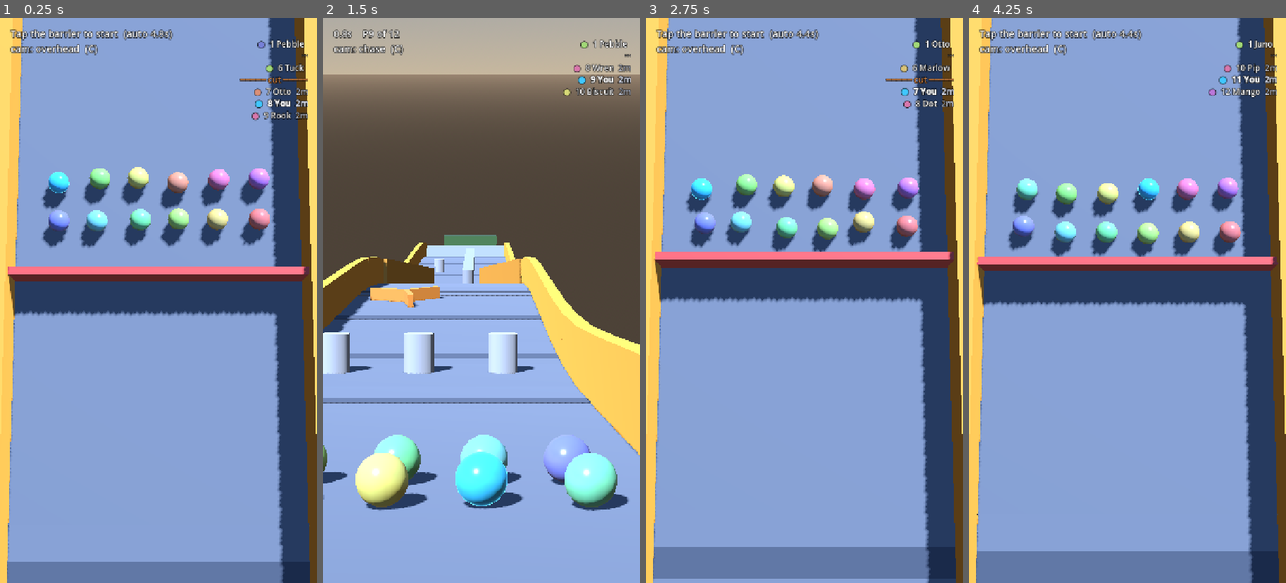
Above: before the commit, frames 1-4 (left to right).
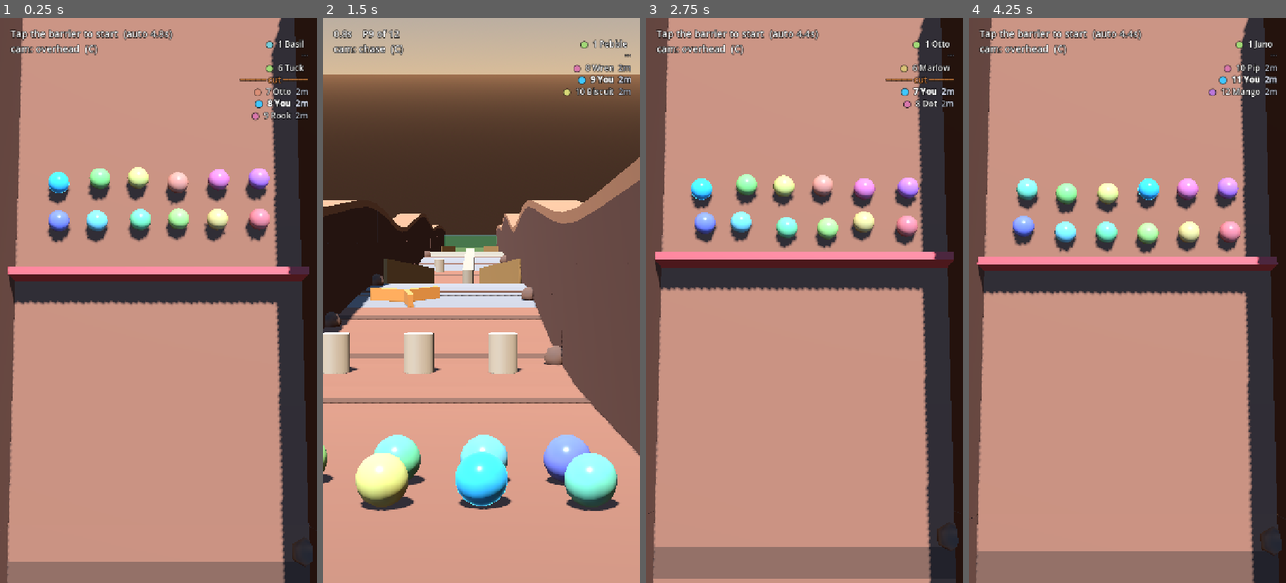
Above: after the commit, the same moments.

Repository: Arjan-N/marble-jumble
Game: Godot game, scene res://scenes/main.tscn
Two runs of this game, one before a commit and one after it. Both use one fixed random seed, a clock stepped at 60 frames per second and the inputs below.
Inputs (mouse positions are in pixels of both pictures, inside the frame that each line leads up to):
- Up to frame 1 (0.25 s): no input
- Up to frame 2 (1.5 s): tap Enter at 0.5 s; move the mouse to (551, 272) at 0.52 s; tap R at 0.6 s; click (551, 272) at 0.67 s; move the mouse to (418, 328) at 1.27 s; tap C at 1.35 s; click (418, 328) at 1.42 s
- Up to frame 3 (2.75 s): move the mouse to (836, 176) at 2.02 s; tap R at 2.1 s; click (836, 176) at 2.17 s
- Up to frame 4 (4.25 s): move the mouse to (1111, 413) at 2.77 s; tap C at 2.85 s; click (1111, 413) at 2.92 s; move the mouse to (1222, 385) at 3.52 s; tap R at 3.6 s; click (1222, 385) at 3.67 s

The runs differ from the first frame. In frame 1, 96% of the frame differs, in the area x 0-100%, y 0-100%; in frame 2, 68%; in frame 3, 96%; in frame 4, 96%.

Commit message:
Call overtakes, dress the course as a canyon, give the camera a sense of speed
Overtakes were the largest thing missing from PROJECT.md section 2.3's list.
They happen constantly in a race nobody steers, and the standings quietly
renumbered — that was the whole event. The player's swaps are now called by
name: "Passed Juno", "Clover passed you". Only the player's, because twelve
marbles trading places is a churn that means nothing to anyone, and one at a
time even when several change at once, because a marble that emerges from a
pile-up four places up did not make four passes.

Speed was invisible. The marbles are simulated correctly at 5 m/s and at 16 and
they looked identical, because a camera that tracks its subject perfectly
cancels out the thing it is meant to be showing; the surface stripes were
carrying it alone. The rig now pulls back a fifth as the marble winds up, which
also pays off criterion 4 where it counts — the frame grows exactly when the
marble is covering ground fast enough to need the look-ahead.

The course was empty. It is now a trough between six-metre canyon walls, warm
rock against a cool sky, which also stops the frame's edges showing bare ground
at either camera distance. Mixed surfaces per the phase spec: rough stone at
0.45 friction alternating with smoother constructed track at 0.22, banded out of
step with PROFILE so the two interact rather than merely coinciding. Rubble
along the wall bases, and a chasm floor under the jump so the gap reads as a
drop rather than a hole cut in the level.

A narrow bridge across the gap, hard against the left wall — a Canyon mechanic
the spec names, and the thing that makes the left side of the jump a decision
instead of a penalty. The stagger already made the left the long jump, and a
route that is only worse is not a route. Now it is: thread 1.8m of stone, or
carry enough speed for 4.5m of air.

Falling rocks are the one listed Canyon mechanic left out. They are an obstacle,
and DECISIONS.md fixes the rotating bumper as the only Phase 0 obstacle.

Fixed: making KICKER_LAUNCH absolute in the previous commit turned the ramp into
an 8-degree uphill against a 16-degree floor — a 24-degree crease. That is not a
ramp, it is a V, and a marble arriving slowly rolls in and stays, because the
only way out is up. Four of twelve parked there and no race finished. The kicker
is now a run of segments easing from the floor's own grade to the launch angle,
the same reasoning GRADE_BLEND applies to the floor.

Lighting: the sun was low enough that a wall shadow covered half the track once
the walls existed, which section 2.5 does not allow. Steeper and squarer on,
with ambient lifted to fill the trough the way it fills a real canyon — but not
overhead, because the marbles' own shadows are the only cue that says a marble
is airborne over the gap rather than rolling.

Co-Authored-By: Claude Opus 5 <noreply@anthropic.com>

Diff:
--- a/scripts/camera/chase_camera.gd
+++ b/scripts/camera/chase_camera.gd
@@ -59,6 +59,32 @@
 ## perspective divergence — which is what keeps the near-orthographic look the
 ## reference image has.
 const OVERHEAD_DISTANCE := 34.0
+## How far back the rig is pulled when the marble is at racing speed.
+##
+## Nothing on screen conveyed speed. The marbles are simulated correctly at 5m/s
+## and at 16, and they look the same at both — a top-down frame that tracks its
+## subject perfectly cancels out the one thing it is supposed to be showing, and
+## the surface stripes were carrying the entire sense of motion.
+##
+## Pulling back widens the shot, so the ground rushes past faster relative to the
+## frame at exactly the moment the marble is going fastest. It also pays off
+## criterion 4 where it counts: the ~22m of course this camera holds is short on
+## look-ahead, and the frame grows precisely when the marble is covering ground
+## quickly enough to need it.
+##
+## Kept to a fifth. Further and the marbles shrink past the point where
+## `PROJECT.md` section 2.5 is satisfied, and the pull starts reading as the
+## camera flinching rather than as speed.
+const OVERHEAD_DISTANCE_FAST := 41.0
+## Speeds the pull is mapped between. Below `SPEED_CALM` the camera sits at
+## `OVERHEAD_DISTANCE`; above `SPEED_FAST` it is fully back.
+const SPEED_CALM := 6.0
+const SPEED_FAST := 16.0
+## Smoothing on the speed the pull reads, which is heavier than the camera's own
+## smoothing on purpose. Raw speed steps hard on every collision, and a camera
+## that lurches backwards each time the marble clips a pillar looks broken
+## rather than fast.
+const SPEED_SMOOTHING := 1.5
 ## Horizontal FOV (see `set_mode`). At `OVERHEAD_DISTANCE` this spans roughly
 ## 13m across, against a widest-case track of ~9m of floor plus outward-leaning
 ## walls. The first render at 28 degrees spanned 17m and left the track using
@@ -93,6 +119,7 @@
 var mode: Mode = DEFAULT_MODE
 
 var _aim := Vector3.ZERO
+var _speed := 0.0
 var _initialised := false
 
 
@@ -145,6 +172,8 @@
 	# the marble gains speed and tightens when it slows.
 	var travel := target.linear_velocity
 	travel.y = 0.0
+
+	_speed = lerpf(_speed, travel.length(), 1.0 - exp(-SPEED_SMOOTHING * delta))
 
 	# A stationary marble at the grid has no travel direction to lead from, so
 	# fall back to the way the course runs.
@@ -180,9 +209,14 @@
 			# away from it, and the course's descent falls towards the viewer
 			# instead of hiding along the view axis. Reading that gradient is the
 			# question docs/CAMERA_SPIKE.md could not answer facing the other way.
+			var pull := clampf(
+				inverse_lerp(SPEED_CALM, SPEED_FAST, _speed), 0.0, 1.0
+			)
+			var distance := lerpf(OVERHEAD_DISTANCE, OVERHEAD_DISTANCE_FAST, pull)
+
 			desired = aim
-			desired += direction * (OVERHEAD_DISTANCE * cos(OVERHEAD_PITCH))
-			desired.y += OVERHEAD_DISTANCE * sin(OVERHEAD_PITCH)
+			desired += direction * (distance * cos(OVERHEAD_PITCH))
+			desired.y += distance * sin(OVERHEAD_PITCH)
 
 	if not _initialised:
 		_initialised = true
--- a/scripts/course/slope_course.gd
+++ b/scripts/course/slope_course.gd
@@ -1,8 +1,17 @@
 class_name SlopeCourse
 extends Course
 
-## A straight test course with a shaped vertical profile: pillars, a funnel, a
-## split/merge, a jump, two rotating bumpers, a finish line.
+## A canyon run, straight in plan, with a shaped vertical profile: pillars, two
+## funnels, a split/merge, a staggered jump with a bridge beside it, two rotating
+## bumpers, a finish line.
+##
+## Themed per PROJECT.md section 6's Canyon direction and the phase spec's
+## surface notes — a solid trough between rock walls, alternating rough stone and
+## smoother constructed track, with the difference in friction as well as colour.
+## Of the Canyon mechanics the spec lists (ramps, narrow bridges, falling rocks,
+## split paths, jumps) everything but falling rocks is here; those are an
+## obstacle, and `DECISIONS.md` fixes the rotating bumper as the only Phase 0
+## obstacle, so they need a decision rather than a commit.
 ##
 ## Straight in plan, deliberately. `PROJECT.md` §2.4 says the physical
 ## interaction a course creates matters more than its theme, and everything on
@@ -90,10 +99,57 @@
 ## camera" means here. Retune together with those two.
 const HALF_WIDTH := 6.0
 const FLOOR_THICKNESS := 1.0
+
+## Interior fixtures — funnel walls, the backstop, the wall behind the grid.
+## Waist-high on a marble, so they read as things placed on the course rather
+## than as the course's own sides.
 const RAIL_HEIGHT := 2.2
 const RAIL_THICKNESS := 0.6
 
+## The canyon itself. The phase spec asks for "mostly a solid trough/channel",
+## and thin kerbs on an open plain are not that: the track read as a table with
+## edging, with the frame's corners showing bare ground beyond it.
+##
+## Tall enough to fill the frame at both camera distances — the lens covers
+## 13.2m across at rest and 15.9m pulled back, against 18m of track plus walls —
+## so the shot is bounded by rock at every speed instead of by nothing. Six
+## metres cannot occlude the floor either: the camera sits over the centreline,
+## so the ray to the outermost floor is only ~11 degrees off vertical and clears
+## a wall of this height with a metre to spare.
+const WALL_HEIGHT := 6.0
+const WALL_THICKNESS := 3.0
+
+## Fallback friction, for fixtures that are not track surface.
 const FRICTION := 0.3
+
+## Mixed surfaces, which the phase spec asks for by name: rough canyon stone
+## alternating with smoother constructed track, with the difference showing in
+## friction as well as colour.
+##
+## This is the cheapest gameplay in the whole course. It costs one lookup per
+## floor segment and it gives criterion 2 something to demonstrate beyond
+## gradient — a marble visibly picks up on the poured sections and scrubs off on
+## the rock, and the bands are wide enough to see it happen. The spec is explicit
+## that the difference stay subtle enough for the physics to remain
+## understandable, so the two are 0.22 against 0.45 rather than ice against tar.
+const SURFACE_ROUGH := {"friction": 0.45, "colour": Color(0.60, 0.38, 0.27)}
+const SURFACE_SMOOTH := {"friction": 0.22, "colour": Color(0.55, 0.51, 0.47)}
+
+## Which surface runs up to each fraction of the course. Deliberately not aligned
+## to `PROFILE`: if the smooth sections were the steep ones the course would just
+## have fast bits and slow bits, and every marble would experience them the same
+## way. Offset, they interact — a shallow smooth run holds speed a shallow rough
+## one would have eaten, and the rough band above the jump is what makes arrival
+## speed there depend on the line you took rather than only on the gradient.
+const SURFACES := [
+	[0.20, SURFACE_ROUGH],
+	[0.34, SURFACE_SMOOTH],
+	[0.50, SURFACE_ROUGH],
+	[0.64, SURFACE_SMOOTH],
+	[0.78, SURFACE_ROUGH],
+	[0.92, SURFACE_SMOOTH],
+	[1.00, SURFACE_ROUGH],
+]
 ## Restitution of every surface in the course — floor, rails, pillars, bumper.
 ##
 ## This is the constant that decides whether an obstacle deflects the field or
@@ -219,6 +275,22 @@
 ## Distance past the lip at which the floor goes back to full width.
 const GAP_RECOVER := 8.0
 
+## A narrow bridge across the gap, hard against the left wall — one of the
+## Canyon mechanics the spec lists by name, and the thing that makes the left
+## side of the jump a decision rather than a penalty.
+##
+## The stagger already makes the left the long jump. On its own that is just a
+## worse place to be, and a route that is only worse is not a route. With the
+## bridge, the left is: thread 1.8m of stone, or carry enough speed for 4.5m of
+## air. The right stays the plain short jump. Nothing steers, so which of these a
+## marble faces was decided back at the split — which is exactly the physics-
+## decides-the-route rule `DECISIONS.md` sets for the split itself.
+##
+## Narrow enough to be a real thread — a marble is 0.9m across, so this is two
+## marble widths and change, and a crowd arriving together will knock some of
+## each other off it.
+const BRIDGE_WIDTH := 1.8
+
 ## Cross-stripes every this many metres. Purely visual, no collision. The first
 ## overhead render came back as an unbroken beige mass with no sense of motion
 ## in it (`docs/CAMERA_SPIKE.md`); a top-down camera needs something on the
@@ -226,11 +298,26 @@
 const STRIPE_SPACING := 12.0
 const STRIPE_LENGTH := 1.2
 
-const FLOOR_COLOUR := Color(0.42, 0.45, 0.52)
-const STRIPE_COLOUR := Color(0.30, 0.33, 0.40)
-const RAIL_COLOUR := Color(0.88, 0.62, 0.24)
-const OBSTACLE_COLOUR := Color(0.62, 0.66, 0.74)
+## Canyon palette. Floor colour now comes from `SURFACES`, so what is left here
+## is everything that is not track surface.
+##
+## Warm rock against a cool sky, which is what makes the marbles readable: the
+## field is saturated primaries (`_opponent_colour` runs the full hue wheel at
+## 0.45 saturation) and the player's is cyan, none of which any of this competes
+## with. The old palette put an orange kerb next to orange marbles.
+const STRIPE_COLOUR := Color(0.44, 0.29, 0.21)
+const WALL_COLOUR := Color(0.40, 0.26, 0.20)
+## Wall tops catch the sun; the strip along the rim is what gives the trough a
+## readable height rather than looking like a painted border.
+const WALL_RIM_COLOUR := Color(0.66, 0.45, 0.31)
+const RAIL_COLOUR := Color(0.74, 0.55, 0.30)
+const OBSTACLE_COLOUR := Color(0.72, 0.64, 0.52)
+const ROCK_COLOUR := Color(0.47, 0.33, 0.25)
 const FINISH_COLOUR := Color(0.95, 0.95, 0.98)
+## The canyon floor, far below the jump. Without it the gap is a hole with sky
+## behind it, which reads as a hole in the *level*; with it, it reads as a drop.
+const CHASM_COLOUR := Color(0.24, 0.17, 0.14)
+const CHASM_DROP := 26.0
 
 ## Baked centreline, sampled every `BAKE_STEP` from `-RAMP_LENGTH`.
 var _baked: PackedVector3Array = PackedVector3Array()
@@ -243,9 +330,11 @@
 	finish_position = _point(LENGTH)
 
 	_build_floor()
-	_build_rails()
+	_build_walls()
 	_build_stripes()
 	_build_back_wall()
+	_build_chasm_floor()
+	_build_rubble()
 
 	_build_pillar_row(PILLAR_ROW_A, [-3.4, 0.0, 3.4])
 	_build_pillar_row(PILLAR_ROW_B, [-3.9, -1.3, 1.3, 3.9])
@@ -392,6 +481,9 @@
 		var lateral := -HALF_WIDTH + lane_width * (float(lane) + 0.5)
 		_build_floor_run(lip + gap, resume, lateral, lane_width)
 
+	# The bridge spans the whole gap on the far left, where the jump is longest.
+	_build_floor_run(lip, resume, -HALF_WIDTH + BRIDGE_WIDTH * 0.5, BRIDGE_WIDTH)
+
 	_build_floor_run(resume, LENGTH + RUNOFF_LENGTH)
 
 
@@ -402,25 +494,110 @@
 	var s := from_s
 	while s < to_s - 0.001:
 		var to := minf(s + SEGMENT, to_s)
+		# Sampled at the segment's midpoint, so a band boundary lands on whichever
+		# segment straddles it rather than splitting one.
+		var surface: Dictionary = _surface_at((s + to) * 0.5)
 		_add_surface_box(
-			s, to, lateral, width, FLOOR_THICKNESS, -FLOOR_THICKNESS * 0.5, FLOOR_COLOUR
+			s, to, lateral, width, FLOOR_THICKNESS, -FLOOR_THICKNESS * 0.5,
+			surface["colour"], surface["friction"]
 		)
 		s = to
 
 
-## One box per segment per side, matching the floor. The old course used a single
-## box per side for the whole length, which a varying profile cannot do.
-func _build_rails() -> void:
-	var offset := HALF_WIDTH + RAIL_THICKNESS * 0.5
+## Which surface the track has at distance `s`. Before the start line the course
+## is rough, so the field settles and launches off stone rather than off whatever
+## the first band happens to be.
+func _surface_at(s: float) -> Dictionary:
+	var fraction := s / LENGTH
+	for entry: Array in SURFACES:
+		if fraction <= entry[0]:
+			return entry[1]
+	return SURFACES[SURFACES.size() - 1][1]
+
+
+## The canyon walls, one box per segment per side so they follow the profile.
+##
+## Each side gets a rim strip along its top in a lighter rock colour. It costs
+## two more boxes per segment and it is what makes the wall read as a wall: a
+## single flat slab of one colour at this camera angle looks like a border drawn
+## on the ground, because there is no lighting change to tell you it has a top.
+func _build_walls() -> void:
+	var offset := HALF_WIDTH + WALL_THICKNESS * 0.5
+	var rim := 0.5
 
 	for side: float in [-1.0, 1.0]:
 		var s := -RAMP_LENGTH
 		while s < LENGTH + RUNOFF_LENGTH:
 			var to := minf(s + SEGMENT, LENGTH + RUNOFF_LENGTH)
 			_add_surface_box(
-				s, to, side * offset, RAIL_THICKNESS, RAIL_HEIGHT, RAIL_HEIGHT * 0.5, RAIL_COLOUR
+				s, to, side * offset, WALL_THICKNESS, WALL_HEIGHT, WALL_HEIGHT * 0.5,
+				WALL_COLOUR
+			)
+			# Visual only, and inset so it never becomes a lip a marble can catch.
+			_add_visual_box(
+				s, to, side * offset, WALL_THICKNESS, rim, WALL_HEIGHT + rim * 0.5,
+				WALL_RIM_COLOUR
 			)
 			s += SEGMENT
+
+
+## Loose rock along the base of the walls. Canyon dressing, and it does a little
+## work: it makes the trough's sides irregular, so a marble running the wall does
+## not travel a perfectly smooth line. Kept under a metre so the usable width
+## never drops near `MIN_GAP`.
+func _build_rubble() -> void:
+	var placed := 0.0
+	var index := 0
+
+	while placed < LENGTH:
+		placed += 11.0
+		index += 1
+		var side := 1.0 if index % 2 == 0 else -1.0
+		# Skipped over the jump, where there is no floor to sit on.
+		if placed > JUMP_AT * LENGTH - 6.0 and placed < JUMP_AT * LENGTH + GAP_RECOVER:
+			continue
+
+		var radius := 0.55 + fmod(float(index) * 0.37, 0.35)
+		var body := StaticBody3D.new()
+		body.transform = _frame_at(placed).translated_local(
+			Vector3(side * (HALF_WIDTH - radius * 0.4), radius * 0.35, 0.0)
+		)
+		body.physics_material_override = _surface(SURFACE_ROUGH["friction"])
+
+		var shape := SphereShape3D.new()
+		shape.radius = radius
+		var collider := CollisionShape3D.new()
+		collider.shape = shape
+		body.add_child(collider)
+
+		var mesh := SphereMesh.new()
+		mesh.radius = radius
+		mesh.height = radius * 2.0
+		mesh.radial_segments = 6
+		mesh.rings = 3 ## Faceted on purpose: smooth spheres read as more marbles.
+		var visual := MeshInstance3D.new()
+		visual.mesh = mesh
+		visual.material_override = _material(ROCK_COLOUR)
+		body.add_child(visual)
+
+		add_child(body)
+
+
+## A slab far below the jump so the gap reads as a drop into a canyon rather than
+## a hole cut in the level with sky behind it. Visual only — anything that falls
+## this far is already eliminated by `fall_threshold_y`.
+func _build_chasm_floor() -> void:
+	var lip := JUMP_AT * LENGTH
+	var mesh := BoxMesh.new()
+	mesh.size = Vector3(HALF_WIDTH * 2.0 + WALL_THICKNESS * 2.0, 1.0, GAP_RECOVER + 24.0)
+
+	var visual := MeshInstance3D.new()
+	visual.mesh = mesh
+	visual.material_override = _material(CHASM_COLOUR)
+	visual.transform = _frame_at(lip + GAP_RECOVER * 0.5).translated_local(
+		Vector3(0.0, -CHASM_DROP, 0.0)
+	)
+	add_child(visual)
 
 
 ## Visual only — no bodies, no collision.
@@ -596,16 +773,58 @@
 ## Pivoted at its near end rather than its centre, so the top face starts flush
 ## with the floor and rises from there. Rotating about the centre would sink the
 ## near end and leave a step for marbles to slam into at speed.
+## A curved ramp, not a tilted slab.
+##
+## A single box rotated to the launch angle meets the floor at whatever the
+## difference between the two happens to be, and once the launch angle was
+## measured from horizontal that difference became 24 degrees against a 16 degree
+## floor. That is not a ramp, it is a V: a marble arriving slowly rolls into the
+## crease and gravity holds it there, because the only direction out is up. Four
+## of twelve parked at the foot of it and the race never ended.
+##
+## Built instead as a run of short segments whose pitch eases from exactly the
+## floor's own grade to `KICKER_LAUNCH`, smoothstepped so the tangent matches the
+## floor at the bottom and the launch angle at the lip. Same reasoning as
+## `GRADE_BLEND` on the floor itself — a marble at speed does not care about a
+## hinge, and a marble not at speed cannot get over one.
+const KICKER_SEGMENTS := 8
+
+
 func _build_kicker() -> void:
 	var lip := JUMP_AT * LENGTH
-	var frame := _frame_at(lip - KICKER_LENGTH)
-	# Undo the local grade before applying the launch angle, so the ramp ends up
-	# at KICKER_LAUNCH above horizontal rather than above the slope.
-	frame = frame.rotated_local(Vector3.RIGHT, _grade_at(lip) + KICKER_LAUNCH)
-	frame = frame.translated_local(Vector3(0.0, -KICKER_THICKNESS * 0.5, -KICKER_LENGTH * 0.5))
+	var start_s := lip - KICKER_LENGTH
+	var grade := _grade_at(start_s)
+
+	var point := _point(start_s)
+	var step := KICKER_LENGTH / float(KICKER_SEGMENTS)
+
+	for i in KICKER_SEGMENTS:
+		# Pitch relative to horizontal: starts at the floor's own descent
+		# (negative) and eases up to the launch angle (positive).
+		var t := smoothstep(0.0, 1.0, (float(i) + 0.5) / float(KICKER_SEGMENTS))
+		var pitch := lerpf(-grade, KICKER_LAUNCH, t)
+		var direction := Vector3(0.0, sin(pitch), -cos(pitch))
+
+		var next := point + direction * step
+		_add_ramp_segment(point, next)
+		point = next
+
+
+## One slab of the kicker, with its top face running between the two points.
+func _add_ramp_segment(from_point: Vector3, to_point: Vector3) -> void:
+	var along := to_point - from_point
+	var span := along.length()
+	if span < 0.001:
+		return
+
+	var forward := along / span
+	var right := Vector3.RIGHT
+	var up := right.cross(forward).normalized()
+
+	var centre := (from_point + to_point) * 0.5 - up * (KICKER_THICKNESS * 0.5)
 	_add_box(
-		frame,
-		Vector3(HALF_WIDTH * 2.0, KICKER_THICKNESS, KICKER_LENGTH),
+		Transform3D(Basis(right, up, -forward), centre),
+		Vector3(HALF_WIDTH * 2.0, KICKER_THICKNESS, span),
 		OBSTACLE_COLOUR.darkened(0.15)
 	)
 
@@ -646,6 +865,38 @@
 	width: float,
 	height: float,
 	lift: float,
+	colour: Color,
+	friction := -1.0
+) -> void:
+	var start: Vector3 = _frame_at(from_s) * Vector3(lateral, lift, 0.0)
+	var end: Vector3 = _frame_at(to_s) * Vector3(lateral, lift, 0.0)
+
+	var along := end - start
+	var span := along.length()
+	if span < 0.001:
+		return
+
+	var forward := along / span
+	var right := Vector3.RIGHT
+	var up := right.cross(forward).normalized()
+
+	_add_box(
+		Transform3D(Basis(right, up, -forward), (start + end) * 0.5),
+		Vector3(width, height, span),
+		colour,
+		friction
+	)
+
+
+## Same placement as `_add_surface_box` but mesh only, for dressing that must
+## never be something a marble can hit.
+func _add_visual_box(
+	from_s: float,
+	to_s: float,
+	lateral: float,
+	width: float,
+	height: float,
+	lift: float,
 	colour: Color
 ) -> void:
 	var start: Vector3 = _frame_at(from_s) * Vector3(lateral, lift, 0.0)
@@ -660,18 +911,20 @@
 	var right := Vector3.RIGHT
 	var up := right.cross(forward).normalized()
 
-	_add_box(
-		Transform3D(Basis(right, up, -forward), (start + end) * 0.5),
-		Vector3(width, height, span),
-		colour
-	)
-
-
-func _surface() -> PhysicsMaterial:
-	var surface := PhysicsMaterial.new()
-	surface.friction = FRICTION
-	surface.bounce = BOUNCE
-	return surface
+	var mesh := BoxMesh.new()
+	mesh.size = Vector3(width, height, span)
+	var visual := MeshInstance3D.new()
+	visual.mesh = mesh
+	visual.material_override = _material(colour)
+	visual.transform = Transform3D(Basis(right, up, -forward), (start + end) * 0.5)
+	add_child(visual)
+
+
+func _surface(friction := -1.0) -> PhysicsMaterial:
+	var material := PhysicsMaterial.new()
+	material.friction = FRICTION if friction < 0.0 else friction
+	material.bounce = BOUNCE
+	return material
 
 
 func _material(colour: Color) -> StandardMaterial3D:
@@ -681,10 +934,10 @@
 	return material
 
 
-func _add_box(transform: Transform3D, size: Vector3, colour: Color) -> void:
+func _add_box(transform: Transform3D, size: Vector3, colour: Color, friction := -1.0) -> void:
 	var body := StaticBody3D.new()
 	body.transform = transform
-	body.physics_material_override = _surface()
+	body.physics_material_override = _surface(friction)
 
 	var shape := BoxShape3D.new()
 	shape.size = size
--- a/scripts/race/race_manager.gd
+++ b/scripts/race/race_manager.gd
@@ -73,6 +73,25 @@
 ## be shown without repeating the closest-point searches.
 var _progress: Dictionary = {}
 
+## Overtakes are the drama of a race you cannot steer — the standings renumber
+## and, until this existed, that was the entire event. PROJECT.md section 2.3
+## lists overtakes second, right after collisions.
+##
+## Only the player's are called. Twelve marbles trading places produce a
+## constant churn of swaps that mean nothing to anyone; the one that matters is
+## the one that happened to you.
+var _last_place: int = 0
+var _overtake_cooldown: float = 0.0
+## Marbles still in the running at the last ranking. A fall promotes everyone
+## below it by a place, and that is not an overtake — announcing "passed Basil"
+## because Basil fell into a hole reads as a lie.
+var _last_contenders: int = -1
+
+## How long after calling one swap before another can be called. Two marbles
+## running side by side cross and re-cross several times a second, and without
+## this the notice line strobes.
+const OVERTAKE_COOLDOWN := 1.6
+
 
 func _ready() -> void:
 	_tuning = MarbleTuning.new()
@@ -101,10 +120,14 @@
 		_race_time += delta
 		_check_for_falls()
 
+	_overtake_cooldown = maxf(_overtake_cooldown - delta, 0.0)
+
 	_standings_age -= delta
 	if _standings_age <= 0.0:
 		_standings_age = STANDINGS_INTERVAL
 		_rank_field()
+		if _phase == Phase.RACING:
+			_check_for_overtakes()
 
 	if DEBUG_TRACE:
 		_trace_accumulator += delta
@@ -173,7 +196,11 @@
 	_marbles.clear()
 	_finish_order.clear()
 	_standings.clear()
+	_progress.clear()
 	_player = null
+	_last_place = 0
+	_last_contenders = -1
+	_overtake_cooldown = 0.0
 
 	if _hud != null and is_instance_valid(_hud):
 		_hud.clear_notice()
@@ -370,6 +397,61 @@
 	return "%dm" % roundi(gap)
 
 
+## Calls the player gaining or losing a place, naming who it was against.
+##
+## Deliberately reports one place at a time even when several change at once. A
+## marble that emerges from a pile-up four places up did not make four passes,
+## and "passed Otto, Fig, Wren and Sable" is a sentence nobody reads mid-race —
+## the marble it now sits behind is the one the viewer can see.
+func _check_for_overtakes() -> void:
+	if _player == null or not is_instance_valid(_player):
+		return
+	if _player.state != Marble.State.RACING:
+		_last_place = 0
+		return
+
+	var contenders := 0
+	for marble in _marbles:
+		if marble.state == Marble.State.RACING:
+			contenders += 1
+
+	var place := _player_place()
+	var was := _last_place
+	var field_changed := contenders != _last_contenders
+
+	_last_place = place
+	_last_contenders = contenders
+
+	# First ranking of a race has nothing to compare against, and a ranking taken
+	# across an elimination is measuring the wrong thing.
+	if was <= 0 or place <= 0 or field_changed:
+		return
+	if place == was or _overtake_cooldown > 0.0:
+		return
+
+	if place < was:
+		var passed := _neighbour(place)  # Now directly behind the player.
+		if passed != null:
+			_announce_overtake("Passed %s" % passed.marble_name, passed.colour)
+	else:
+		var passer := _neighbour(place - 2)  # Now directly ahead.
+		if passer != null:
+			_announce_overtake("%s passed you" % passer.marble_name, passer.colour)
+
+
+## The marble at a zero-based standings index, or null if there isn't one.
+func _neighbour(index: int) -> Marble:
+	if index < 0 or index >= _standings.size():
+		return null
+	return _standings[index]
+
+
+func _announce_overtake(text: String, colour: Color) -> void:
+	_overtake_cooldown = OVERTAKE_COOLDOWN
+	if _hud != null and is_instance_valid(_hud):
+		_hud.announce(text, colour)
+
+
 func _course_offset(marble: Marble) -> float:
 	if _course == null or not is_instance_valid(_course) or _course.curve == null:
 		return 0.0
@@ -457,10 +539,10 @@
 
 func _setup_environment() -> void:
 	var sky_material := ProceduralSkyMaterial.new()
-	sky_material.sky_top_color = Color(0.35, 0.5, 0.72)
-	sky_material.sky_horizon_color = Color(0.78, 0.72, 0.62)
-	sky_material.ground_bottom_color = Color(0.3, 0.26, 0.22)
-	sky_material.ground_horizon_color = Color(0.6, 0.52, 0.44)
+	sky_material.sky_top_color = Color(0.30, 0.47, 0.74)
+	sky_material.sky_horizon_color = Color(0.85, 0.74, 0.60)
+	sky_material.ground_bottom_color = Color(0.26, 0.18, 0.14)
+	sky_material.ground_horizon_color = Color(0.62, 0.44, 0.31)
 
 	var sky := Sky.new()
 	sky.sky_material = sky_material
@@ -469,15 +551,25 @@
 	environment.background_mode = Environment.BG_SKY
 	environment.sky = sky
 	environment.ambient_light_source = Environment.AMBIENT_SOURCE_SKY
-	environment.ambient_light_energy = 0.6
+	# Lifted from 0.6 once the course grew six-metre canyon walls. They throw a
+	# long shadow across the track, and at the old ambient level half the width
+	# went nearly black — a marble in that half was unreadable, which section 2.5
+	# does not allow. Ambient is what fills a canyon floor in reality too.
+	environment.ambient_light_energy = 0.95
 
 	var world := WorldEnvironment.new()
 	world.environment = environment
 	add_child(world)
 
 	var sun := DirectionalLight3D.new()
-	sun.rotation_degrees = Vector3(-52.0, -38.0, 0.0)
-	sun.light_energy = 1.1
+	# Steeper and more square-on than the old 52/38. A low sun down a narrow
+	# trough puts one wall's shadow across most of the track; near midday the
+	# walls shade their own bases and the racing surface stays lit. Not quite
+	# overhead, because some rake is what gives the marbles their own shadows,
+	# and those shadows are the only cue that tells a viewer a marble is airborne
+	# over the gap rather than rolling.
+	sun.rotation_degrees = Vector3(-68.0, -22.0, 0.0)
+	sun.light_energy = 1.15
 	sun.shadow_enabled = true
 	add_child(sun)
 
